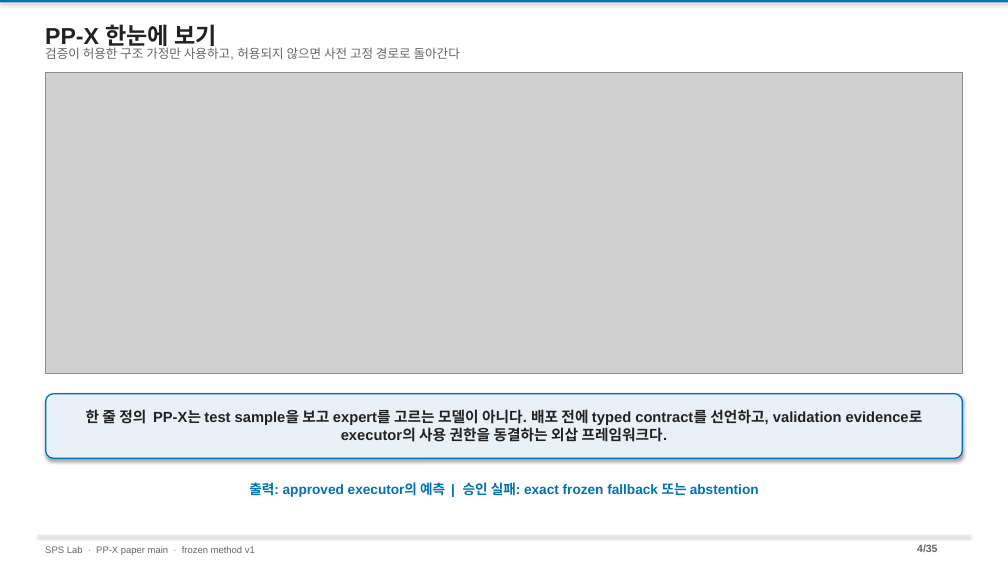
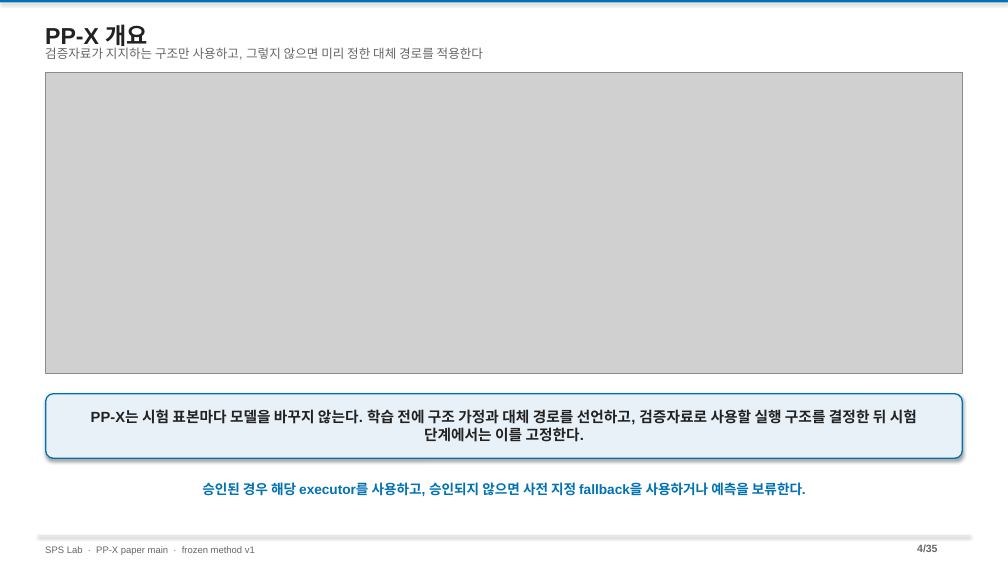
Before and after one commit to amumujs-create/pp_pae_total, a slide deck: slide 4 of output/PP_Research_Detailed_v2.pptx. Drawn at 1008x567 pixels with LibreOffice and Linux fonts; fonts in the diff are those of the drawing; grey boxes stand for pictures. Boxes give left, top, right and bottom in pixels: in the first picture for what was removed or moved away, otherwise in the second. Text is boxed around its words. In the diff, an @@ line names an element or a change of style, - is before the commit and + after.

```diff
--- a/output/PP_Research_Detailed_v2.pptx
+++ b/output/PP_Research_Detailed_v2.pptx
@@ text at (45, 24, 147, 49): text changed @@
-PP-X 한눈에 보기
+PP-X 개요
@@ text at (45, 45, 483, 60): text changed @@
-검증이 허용한 구조 가정만 사용하고, 허용되지 않으면 사전 고정 경로로 돌아간다
+검증자료가 지지하는 구조만 사용하고, 그렇지 않으면 미리 정한 대체 경로를 적용한다
@@ text at (91, 409, 917, 442): text changed @@
-한 줄 정의 PP-X는 test sample을 보고 expert를 고르는 모델이 아니다. 배포 전에 typed contract를 선언하고, validation evidence로 executor의 사용 권한을 동결하는 외삽 프레임워크다.
+PP-X는 시험 표본마다 모델을 바꾸지 않는다. 학습 전에 구조 가정과 대체 경로를 선언하고, 검증자료로 사용할 실행 구조를 결정한 뒤 시험 단계에서는 이를 고정한다.
@@ text at (202, 482, 806, 496): text changed @@
-출력: approved executor의 예측 | 승인 실패: exact frozen fallback 또는 abstention
+승인된 경우 해당 executor를 사용하고, 승인되지 않으면 사전 지정 fallback을 사용하거나 예측을 보류한다.
```
Also in this commit, not shown: 4 other slides changed, 1 other file.
